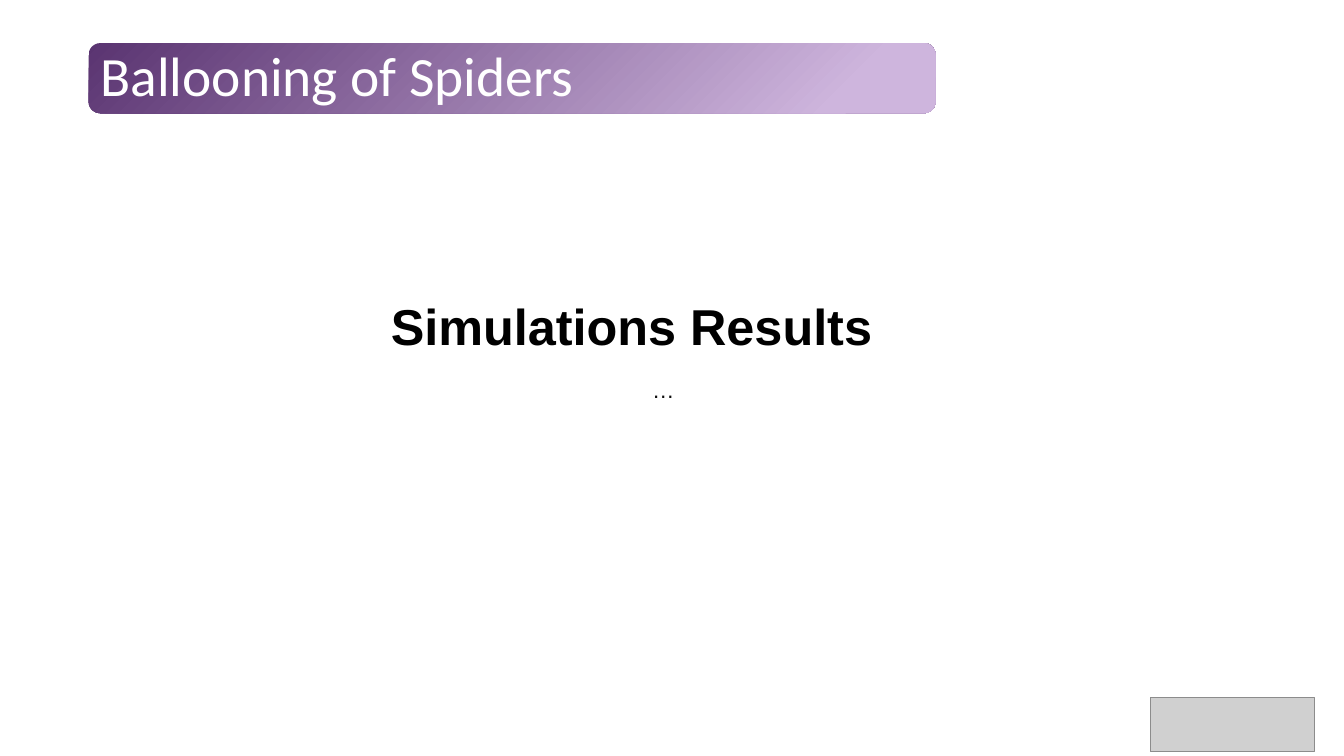
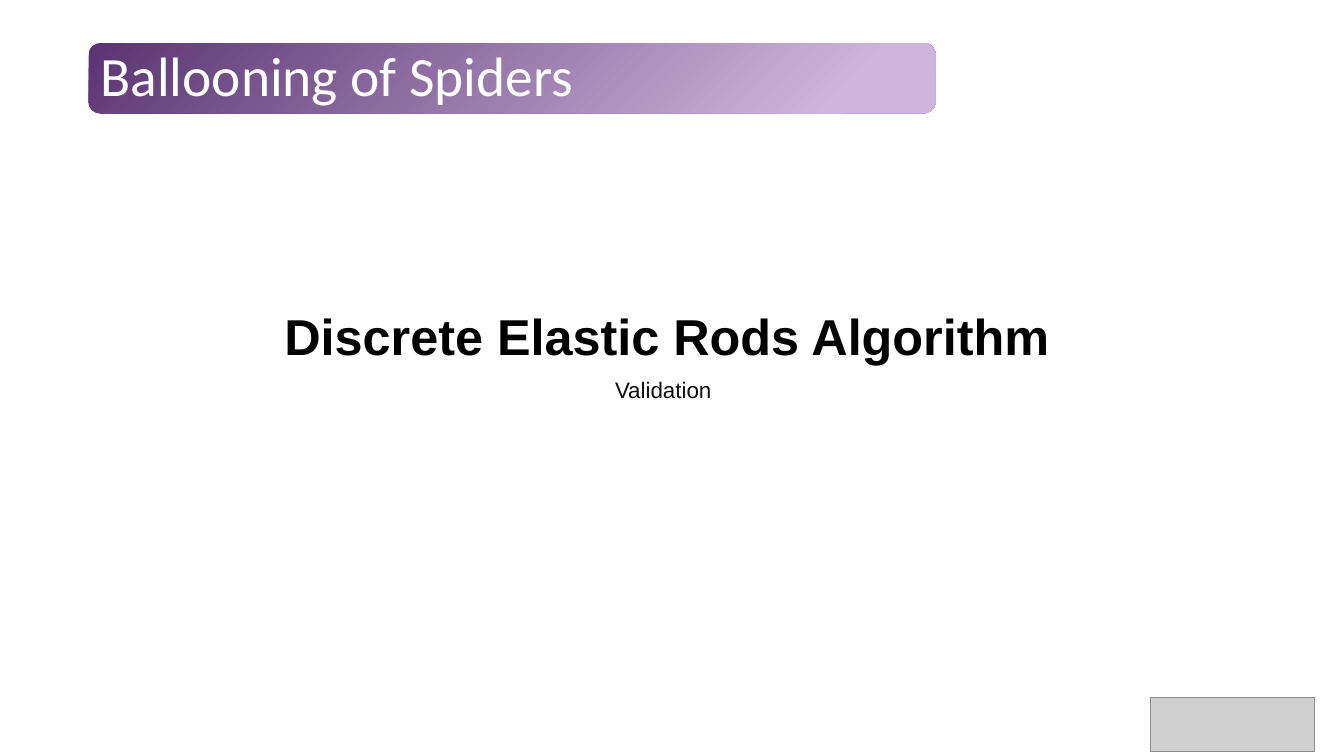
Before and after one commit to Tavi681/PoliPhysics, a slide deck: slide 17 of Tema 1/paper/Tema1.pptx (slide 22 before the commit). Drawn at 1344x756 pixels with LibreOffice and Linux fonts; fonts in the diff are those of the drawing; grey boxes stand for pictures. Boxes give left, top, right and bottom in pixels: in the first picture for what was removed or moved away, otherwise in the second. Text is boxed around its words. In the diff, an @@ line names an element or a change of style, - is before the commit and + after.

```diff
--- a/Tema 1/paper/Tema1.pptx
+++ b/Tema 1/paper/Tema1.pptx
@@ text at bbox=[284, 318, 1049, 365]: text changed @@
-Simulations Results
+Discrete Elastic Rods Algorithm
@@ text at bbox=[615, 381, 711, 399]: text changed @@
-…
+Validation
```
Also in this commit, not shown: 7 other slides changed, 15 slides added, 6 slides removed.
